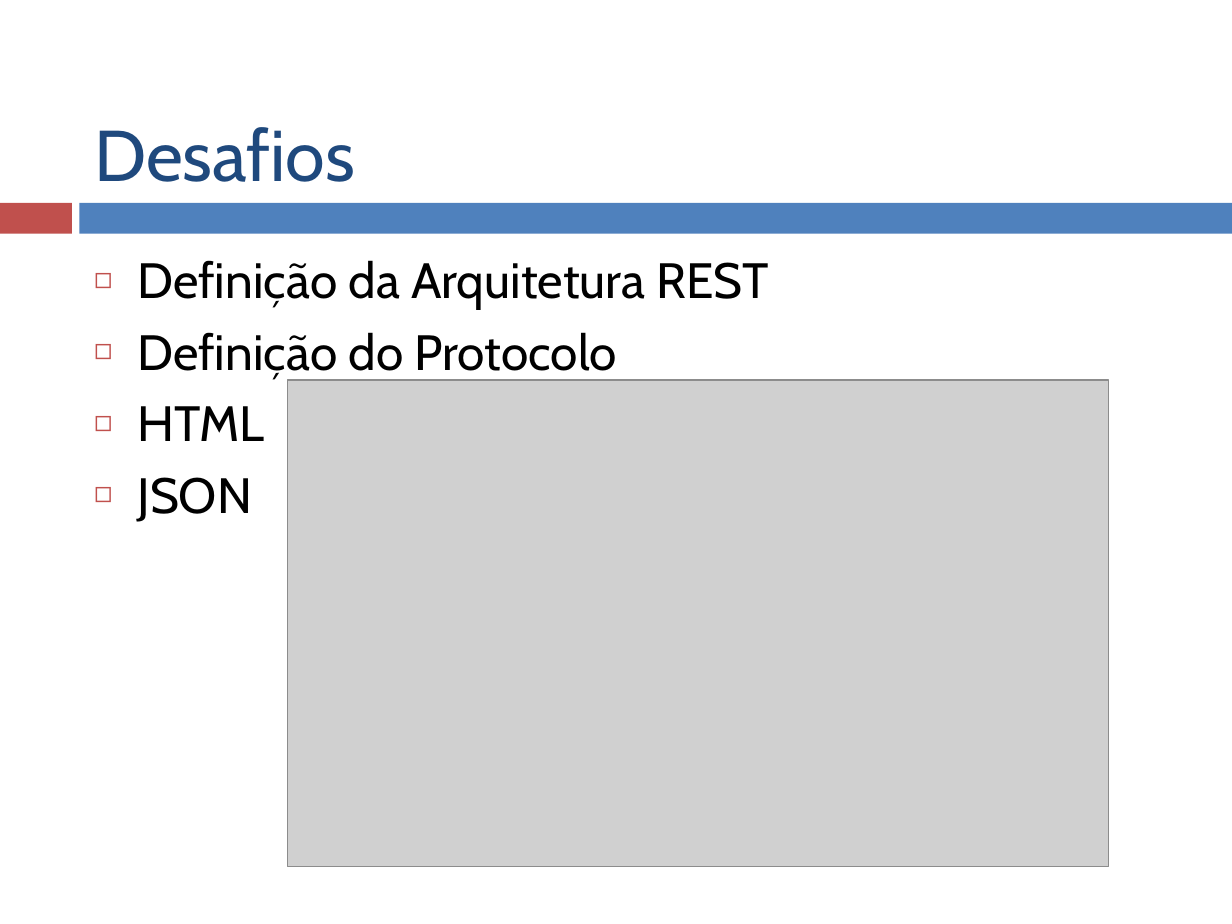
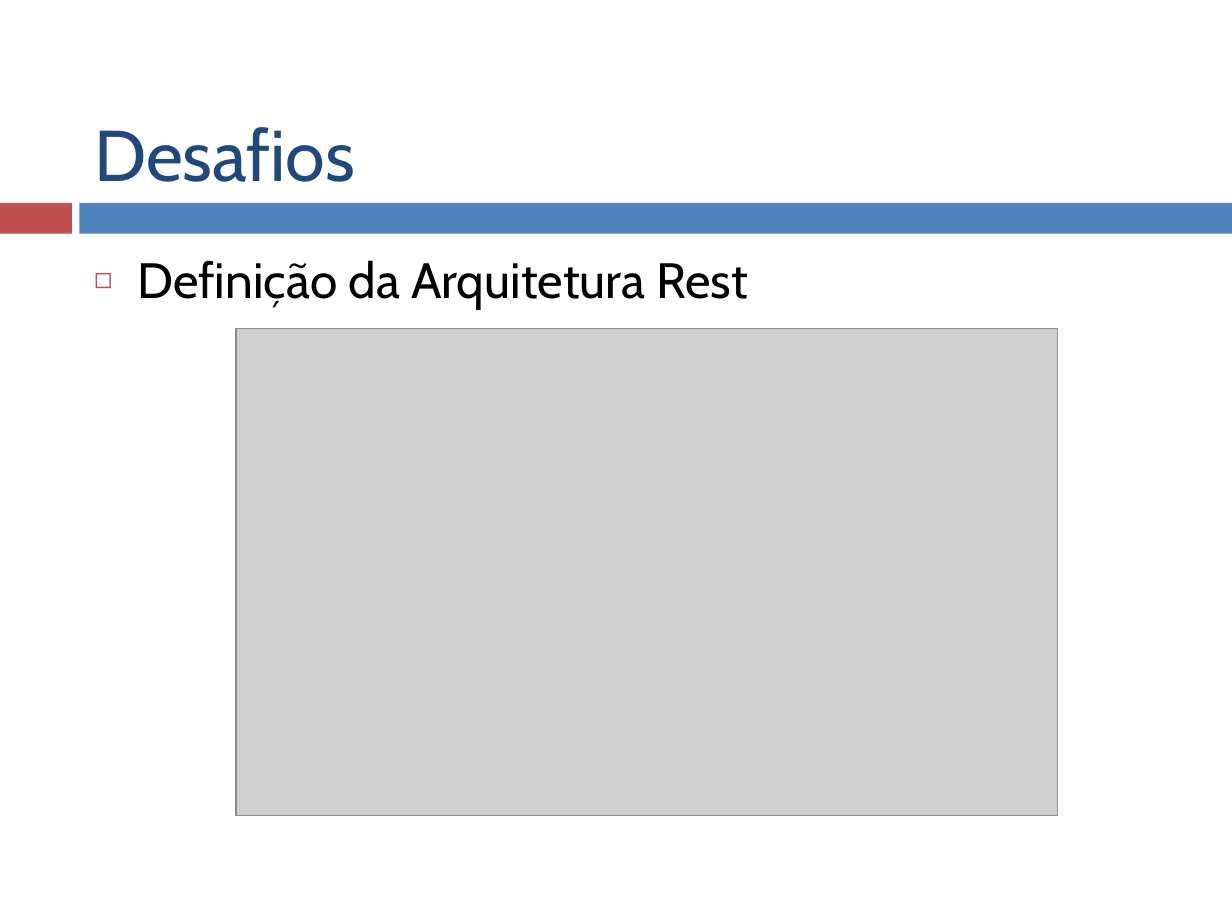
Before and after one commit to 1150285/NodeJs, a slide deck: slide 5 of documents/T1_Restify.pptx. Drawn at 1232x924 pixels with LibreOffice and Linux fonts; fonts in the diff are those of the drawing; grey boxes stand for pictures. Boxes give left, top, right and bottom in pixels: in the first picture for what was removed or moved away, otherwise in the second. Text is boxed around its words. In the diff, an @@ line names an element or a change of style, - is before the commit and + after.

```diff
--- a/documents/T1_Restify.pptx
+++ b/documents/T1_Restify.pptx
@@ text at box(137, 260, 748, 309): text changed @@
-◻ Definição da Arquitetura REST
-◻ Definição do Protocolo
-◻ HTML
-◻ JSON
+◻ Definição da Arquitetura Rest
@@ picture: place and size @@
-picture at box(287, 379, 1109, 866)
+picture at box(237, 329, 1058, 816)
```
Also in this commit, not shown: 6 other slides changed.
